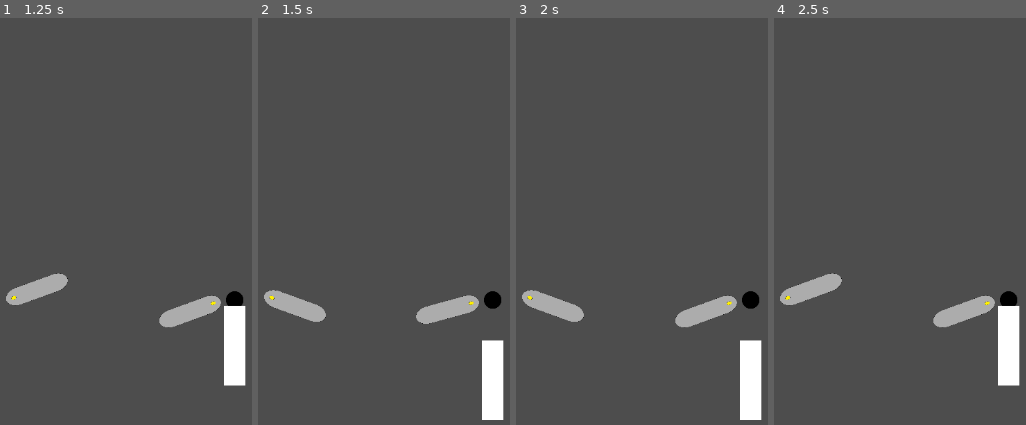
Above: before the commit, frames 1-4 (left to right).
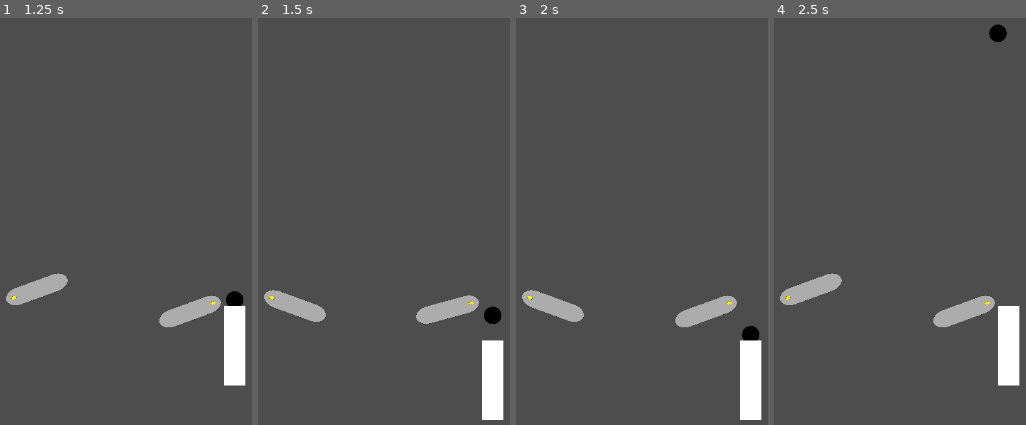
Above: after the commit, the same moments.

Repository: sparks5115/pinball
Game: Godot game, scene res://main.tscn
Two runs of this game, one before a commit and one after it. Both use one fixed random seed, a clock stepped at 60 frames per second and the inputs below.
Inputs (mouse positions are in pixels of both pictures, inside the frame that each line leads up to):
- Up to frame 1 (1.25 s): move the mouse to (outside the picture) at 0.52 s; press the mouse at (outside the picture) at 0.53 s
- Up to frame 2 (1.5 s): tap Enter at 1.25 s; move the mouse to (outside the picture) at 1.27 s; release the mouse at (outside the picture) at 1.28 s; hold Space (plunger_down) from 1.28 s (still down); right-click (outside the picture) at 1.35 s
- Up to frame 3 (2 s): keep holding Space (plunger_down)
- Up to frame 4 (2.5 s): move the mouse to (998, 103) at 2.02 s; release Space (plunger_down) at 2.03 s; press the mouse at (998, 103) at 2.03 s

Frame 1 is identical in both runs. In frame 2, 0.5% of the frame differs, in the area x 89-97%, y 67-76%; in frame 3, 0.5%, in the area x 89-97%, y 67-80%; in frame 4, 0.5%.

Commit message:
fixed ball hanging and flipper bouncyness

Diff:
--- a/Flipper.tres
+++ b/Flipper.tres
@@ -1,4 +1,4 @@
 [gd_resource type="PhysicsMaterial" format=3 uid="uid://drb71pk2yw13b"]
 
 [resource]
-bounce = 1.0
+bounce = 0.4
--- a/main.tscn
+++ b/main.tscn
@@ -27,6 +27,7 @@
 physics_material_override = ExtResource("1_qndu8")
 gravity_scale = 5.0
 continuous_cd = 1
+can_sleep = false
 script = ExtResource("1_gfe23")
 
 [node name="CollisionShape2D" type="CollisionShape2D" parent="Ball"]
